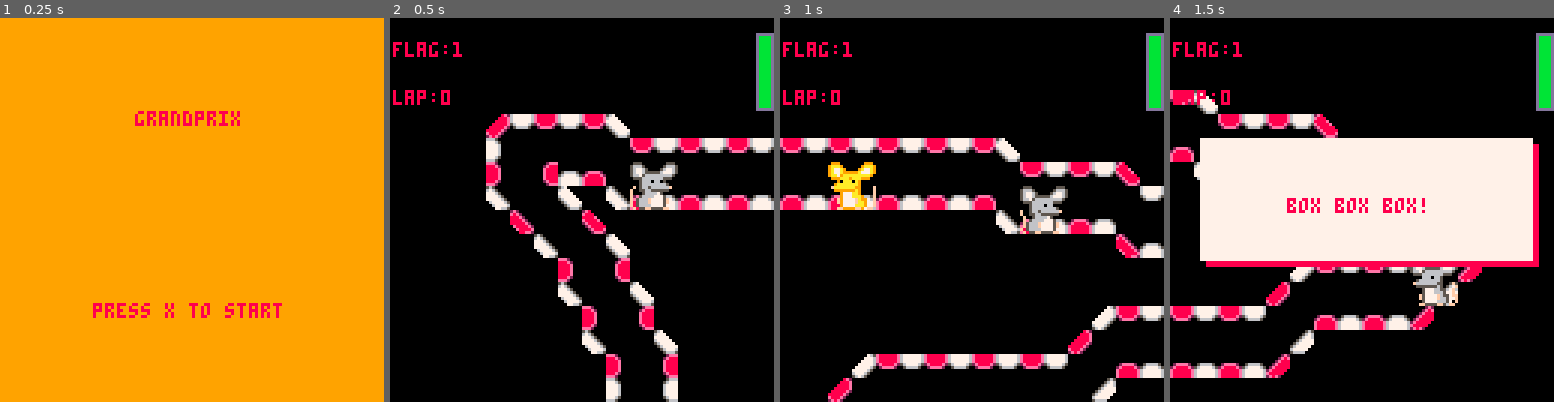
Above: before the commit, frames 1-4 (left to right).
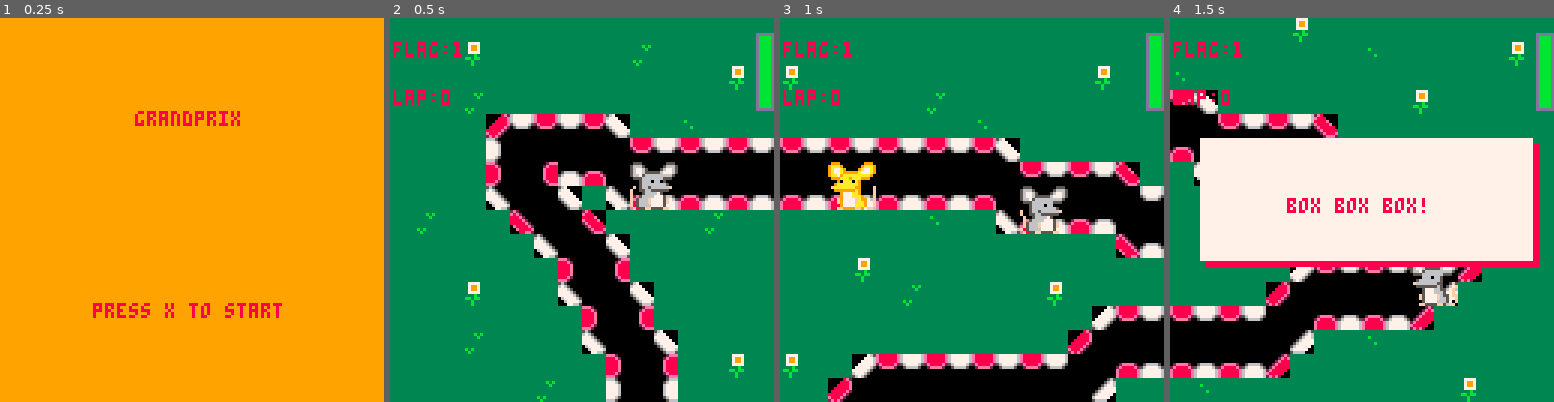
Above: after the commit, the same moments.

Repository: mmckendry/GrandPrixP8
Game: PICO-8 cartridge grandprix.p8
Same seed, same stepped clock (60 frames per second), same inputs: the game is played once before the commit and once after it.
Inputs:
- Up to frame 1 (0.25 s): no input
- Up to frame 2 (0.5 s): tap X (X key) at 0.33 s
- Up to frame 3 (1 s): tap O (Z key) at 0.7 s
- Up to frame 4 (1.5 s): tap X (X key) at 1.07 s

Frame 1 is identical in both runs. In frame 2, 72% of the frame differs, in the area x 0-100%, y 0-100%; in frame 3, 66%; in frame 4, 51%.

Commit message:
add grass textures to map

Diff:
--- a/grandprix.p8
+++ b/grandprix.p8
@@ -98,10 +98,10 @@
 end
 
 function draw_player()
-   palt(11,true)
-   palt(0,false)
-   anim_player(p)
-   spr(p.drive[p.d][p.f],player[2]["cx"]*8,player[2]["cy"]*8,2,2)
+  palt(4,true)
+  palt(0,false)
+  anim_player(p)
+  spr(p.drive[p.d][p.f],player[2]["cx"]*8,player[2]["cy"]*8,2,2)
 end
 
 function draw_opponent()
@@ -708,41 +708,49 @@
 
 
 
+…(8 lines of a section not shown)…
 __gff__
 0000020101010201010001040000000004000001010101010108000000000000010101010101010101010301030000000101010101010101000102010200000000000000000000000000000000000000000000000000000000000000000000000000000000000000000000000000000000000000000000000000000000000000
 0000000000000000000000000000000000000000000000000000000000000000000000000000000000000000000000000000000000000000000000000000000000000000000000000000000000000000000000000000000000000000000000000000000000000000000000000000000000000000000000000000000000000000
 __map__
-0000000000000000000000000000000000000000000000000000000000000000000000000000000000000000000000000000000000000000000000000000000000000000000000000000000000000000000000000000000000000000000000000000000000000000000000000000000000000000000000000000000000000000
-0000000000000000000000000000000000000000000000000000000000000000000000000000000000000000000000000000000000000000000000000000000000000000000000000000000000000000000000000000000000000000000000000000000000000000000000000000000000000000000000000000000000000000
-0000000000000000000000000000000000000000000000000000000000000000000000000000000000000000000000000000000000000000000000000000000000000000000000000000000000000000000000000000000000000000000000000000000000000000000000000000000000000000000000000000000000000000
-0000000000000000000000000000000000000000000000000000000000000000000000000000000000000000000000000000000000000000000000000000000000000000000000000000000000000000000000000000000000000000000000000000000000000000000000000000000000000000000000000000000000000000
-0000000024030403043600000000000000000000000000000000000000000000000000000000000000000000000000000000000000000000000000000000000000000000000000000000000000000000000000000000000000000000000000000000000000000000000000000000000000000000000000000000000000000000
-0000000030000000000004030403040304030403040304360000000000000000000000000000000000000000000000000000000000000000000000000000000000000000000000000000000000000000000000000000000000000000000000000000000000000000000000000000000000000000000000000000000000000000
-0000000020002113140000000000000000000000000000000403040326000000000000000000000000000000000000000000000000000000000000000000000000000000000000000000000000000000000000000000000000000000000000000000000000000000000000000000000000000000000000000000000000000000
-0000000037000036003714131413141314131413141314000000000000030403040326000000000000000000000000000000000000000000000000000000000000000000000000000000000000000000000000000000000000000000000000000000000000000000000000000000000000000000000000000000000000000000
-0000000000270000260000000000000000000000000000371413141300000000000031000000000000000000000000000000000000000000000000000000000000000000000000000000000000000000000000000000000000000000000000000000000000000000000000000000000000000000000000000000000000000000
-0000000000003700003600000000000000000000000000000000000027131413200021000000000000000000000000000000000000000000000000000000000000000000000000000000000000000000000000000000000000000000000000000000000000000000000000000000000000000000000000000000000000000000
-0000000000000020002100000000000000000000000000000000000000000000300031000000000000000000000000000000000000000000000000000000000000000000000000000000000000000000000000000000000000000000000000000000000000000000000000000000000000000000000000000000000000000000
-0000000000000037000036000000000000000000000000000000000000000000200021000000000000000000000000000000000000000000000000000000000000000000000000000000000000000000000000000000000000000000000000000000000000000000000000000000000000000000000000000000000000000000
-0000000000000000200021000000000000000000000000000000003404030403000025000000000000000000000000000000000000000000000000000000000000000000000000000000000000000000000000000000000000000000000000000000000000000000000000000000000000000000000000000000000000000000
-0000000000000000370000360000000000000000000000000000240000000000003500000000000000000000000000000000000000000000000000000000000000000000000000000000000000000000000000000000000000000000000000000000000000000000000000000000000000000000000000000000000000000000
-0000000000000000002000210000000000340403040304030403000014131413250000000000000000000000000000000000000000000000000000000000000000000000000000000000000000000000000000000000000000000000000000000000000000000000000000000000000000000000000000000000000000000000
-0000000000000000003000310000000024000000000000000000003500000000000000000000000000000000000000000000000000000000000000000000000000000000000000000000000000000000000000000000000000000000000000000000000000000000000000000000000000000000000000000000000000000000
-0000000000000000002700002600003400001413141314131413250000000000000000000000000000000000000000000000000000000000000000000000000000000000000000000000000000000000000000000000000000000000000000000000000000000000000000000000000000000000000000000000000000000000
-0000000000000000000030003100002000310000000000000000000000000000000000000000000000000000000000000000000000000000000000000000000000000000000000000000000000000000000000000000000000000000000000000000000000000000000000000000000000000000000000000000000000000000
-0000000000000000000020002100003000310000000000000000000000000000000000000000000000000000000000000000000000000000000000000000000000000000000000000000000000000000000000000000000000000000000000000000000000000000000000000000000000000000000000000000000000000000
-0000000000000000000030003100002000210000000000000000000000000000000000000000000000000000000000000000000000000000000000000000000000000000000000000000000000000000000000000000000000000000000000000000000000000000000000000000000000000000000000000000000000000000
-0000000000000000000020002100003000310000000000000000000000000000000000000000000000000000000000000000000000000000000000000000000000000000000000000000000000000000000000000000000000000000000000000000000000000000000000000000000000000000000000000000000000000000
-0000000000000000000030003100002000210000000000000000000000000000000000000000000000000000000000000000000000000000000000000000000000000000000000000000000000000000000000000000000000000000000000000000000000000000000000000000000000000000000000000000000000000000
-0000000000000000000020002100003700003600000000000000000000000000000000000000000000000000000000000000000000000000000000000000000000000000000000000000000000000000000000000000000000000000000000000000000000000000000000000000000000000000000000000000000000000000
-0000000000000000000030003100000027000026000000000000000000000000000000000000000000000000000000000000000000000000000000000000000000000000000000000000000000000000000000000000000000000000000000000000000000000000000000000000000000000000000000000000000000000000
-0000000000000000000020002100000000300031000000000000000000000000000000000000000000000000000000000000000000000000000000000000000000000000000000000000000000000000000000000000000000000000000000000000000000000000000000000000000000000000000000000000000000000000
-0000000000000000000030003100000000200021000000000000000000000024030403040304030403040304030436000000000000000000000000000000000000000000000000000000000000000000000000000000000000000000000000000000000000000000000000000000000000000000000000000000000000000000
-0000000000000000000020002100000000300031000000000000000034040300000000000000000000000000000000040304032600000000000000000000000000000000000000000000000000000000000000000000000000000000000000000000000000000000000000000000000000000000000000000000000000000000
-0000000000000000000030003100000000200021000000000000002400000000131413141314131413141314131400000000000036000000000000000000000000000000000000000000000000000000000000000000000000000000000000000000000000000000000000000000000000000000000000000000000000000000
-0000000000000000000027000026000000300031000000000024030000141325000000000000000000000000000037141314130000260000000000000000000000000000000000000000000000000000000000000000000000000000000000000000000000000000000000000000000000000000000000000000000000000000
-0000000000000000000000300031000000270000030403040300000035000000000000000000000000000000000000000000002700003600000000000000000000000000000000000000000000000000000000000000000000000000000000000000000000000000000000000000000000000000000000000000000000000000
-0000000000000000000000200021000000003700000000000000132500000000000000000000000000000000000000000000000030002100000000000000000000000000000000000000000000000000000000000000000000000000000000000000000000000000000000000000000000000000000000000000000000000000
-0000000000000000000000300031000000000027131413141325000000000000000000000000000000000000000000000000000020003100000000000000000000000000000000000000000000000000000000000000000000000000000000000000000000000000000000000000000000000000000000000000000000000000
-
-
+2929292929292929292929292929292929292929292929292929292929292929292929292929292929292929292929292929292929292929292929292929290000000000000000000000000000000000000000000000000000000000000000000000000000000000000000000000000000000000000000000000000000000000
+2929293929292929292938292929292929292929292929292929292929292929292929292929292929292929292929292929292929292929292929292929290000000000000000000000000000000000000000000000000000000000000000000000000000000000000000000000000000000000000000000000000000000000
+2929292929292929292929292929392929292929292929292929293929292929292929292929292929292929292929292929292929292929292929292929290000000000000000000000000000000000000000000000000000000000000000000000000000000000000000000000000000000000000000000000000000000000
+2929293829292929292929292929292929292929382929292929292929293a29292929293929292929292929292929292929292929292929292929292929290000000000000000000000000000000000000000000000000000000000000000000000000000000000000000000000000000000000000000000000000000000000
+2929292924030403043629293a2929292929292929293a292929292929292929292929292929292929292929292929292929292929292929292929292929290000000000000000000000000000000000000000000000000000000000000000000000000000000000000000000000000000000000000000000000000000000000
+2929292930000000000004030403040304030403040304362929292929292929392929292929292929292929292929292929292929292929292929292929290000000000000000000000000000000000000000000000000000000000000000000000000000000000000000000000000000000000000000000000000000000000
+2929292920002113140000000000000000000000000000000403040326292929292929292929292929292929292929292929292929292929292929292929290000000000000000000000000000000000000000000000000000000000000000000000000000000000000000000000000000000000000000000000000000000000
+2929292937000036293714131413141314131413141314000000000000030403040326292929292929292929292929292929292929292929292929292929290000000000000000000000000000000000000000000000000000000000000000000000000000000000000000000000000000000000000000000000000000000000
+29382929292700002629292929382929292929293a2929371413141300000000000031292929292929292929292929292929292929292929292929292929290000000000000000000000000000000000000000000000000000000000000000000000000000000000000000000000000000000000000000000000000000000000
+2929292929293700003629292929292929292929292929292929292927131413200021292929292929292939292929292929292929292929292929292929290000000000000000000000000000000000000000000000000000000000000000000000000000000000000000000000000000000000000000000000000000000000
+2929292929292920002129292929292929392929292929292929292929292929300031292929292929292929292929292929292929292929292929292929290000000000000000000000000000000000000000000000000000000000000000000000000000000000000000000000000000000000000000000000000000000000
+2929293929292937000036292929292929292938292929292939292929292929200021292929292929292929292929292929292929292929292929292929290000000000000000000000000000000000000000000000000000000000000000000000000000000000000000000000000000000000000000000000000000000000
+2929292929292929200021292929292929292929292929292929293404030403000025292929292929292929292929292929292929292929292929292929290000000000000000000000000000000000000000000000000000000000000000000000000000000000000000000000000000000000000000000000000000000000
+2929293829292929370000362929292929292929292929292929240000000000003529292929292929292929292929292929292929292929292929292929290000000000000000000000000000000000000000000000000000000000000000000000000000000000000000000000000000000000000000000000000000000000
+2929292929292929292000212929392929340403040304030403000014131413252929292929292929292929292929292929292929292929292929292929290000000000000000000000000000000000000000000000000000000000000000000000000000000000000000000000000000000000000000000000000000000000
+2929292929293829293000312929292924000000000000000000003529293a29292929292929392929292929292929292929292929292929292929292929290000000000000000000000000000000000000000000000000000000000000000000000000000000000000000000000000000000000000000000000000000000000
+2929292929292929292700002629293400001413141314131413252929292929292929292929292929292929292929292929292929292929293929292929290000000000000000000000000000000000000000000000000000000000000000000000000000000000000000000000000000000000000000000000000000000000
+29292929292929292929300031292920003129292929293a2929292929292929292939292929292929292929292929292939292929292929292929292929290000000000000000000000000000000000000000000000000000000000000000000000000000000000000000000000000000000000000000000000000000000000
+292929292929292929292000212929300031293829292929292929292929292929292929292929292929293a292929292929292929292929292929292929290000000000000000000000000000000000000000000000000000000000000000000000000000000000000000000000000000000000000000000000000000000000
+2938292929292929293a30003129292000212929292929293929292929292929293a29292929292929292929292929292929292929292929292929292929290000000000000000000000000000000000000000000000000000000000000000000000000000000000000000000000000000000000000000000000000000000000
+2929292929292929292920002129293000312929292929292929292929293829292929292929392929292929382929292929292929292929292929292929290000000000000000000000000000000000000000000000000000000000000000000000000000000000000000000000000000000000000000000000000000000000
+2929292929292929292930003129292000212929292929292929292929292929292929292929292929292929292929292929292929292929292938292929290000000000000000000000000000000000000000000000000000000000000000000000000000000000000000000000000000000000000000000000000000000000
+2929292929292929292920002129293700003629293829292929292929292929292929292929292929292929292929292929292939292929292929292929290000000000000000000000000000000000000000000000000000000000000000000000000000000000000000000000000000000000000000000000000000000000
+2929292929292929293830003129292927000026292929292929292929292929292929382929292929292929292929292929292929292929292929292929290000000000000000000000000000000000000000000000000000000000000000000000000000000000000000000000000000000000000000000000000000000000
+2929292929392929292920002129293a29300031292929292929392929292929292929292929293a29292929292929293829292929292929292929292929290000000000000000000000000000000000000000000000000000000000000000000000000000000000000000000000000000000000000000000000000000000000
+2929292929292929292930003129292929200021292929292929293a29292924030403040304030403040304030436292929292929292938292939292929290000000000000000000000000000000000000000000000000000000000000000000000000000000000000000000000000000000000000000000000000000000000
+2929292929292929292920002129293929300031292929292929292934040300000000000000000000000000000000040304032629292929292929292929290000000000000000000000000000000000000000000000000000000000000000000000000000000000000000000000000000000000000000000000000000000000
+2929292929292929292930003129292929200021292929382929292400000000131413141314131413141314131400000000000036292929292929292929290000000000000000000000000000000000000000000000000000000000000000000000000000000000000000000000000000000000000000000000000000000000
+2929292929292929292927000026292929300031292929292924030000141325292929292929292929292929292937141314130000262929292929292929290000000000000000000000000000000000000000000000000000000000000000000000000000000000000000000000000000000000000000000000000000000000
+293829292929292929292930003129292927000003040304030000003529292929292929392929293a292929292929292929292700003629292929292929290000000000000000000000000000000000000000000000000000000000000000000000000000000000000000000000000000000000000000000000000000000000
+29292929292929292929292000213a2929293700000000000000132529292929292929292929292929292929292929292929292930002129293829292929290000000000000000000000000000000000000000000000000000000000000000000000000000000000000000000000000000000000000000000000000000000000
+2939292929292929292929300031292929292927131413141325292929292938292929292929292929292929293829292929292920003129292929292929290000000000000000000000000000000000000000000000000000000000000000000000000000000000000000000000000000000000000000000000000000000000
+
+
Not shown, changed: 78 lines of the sprite sheet (__gfx__) section of grandprix.p8
